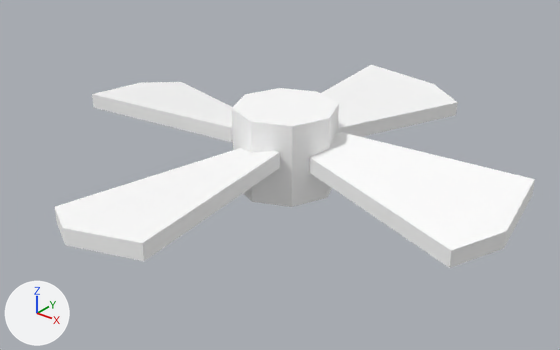
The OBJ model src/main/resources/assets/data_energistics/models/item/weapon_platform/drones/white/rotor_front_right.obj as it was, and as the next commit left it.
Camera for both pictures: a 50 mm camera at (1.422, -0.785, 0.775) aimed at (1.097, -0.379, 0.523). The lights are fixed; the arrows at lower left show +X, +Y and +Z. The first picture is the older version. Where no turn or scale is listed for an object, it has been applied to the vertices.

The older version as bpy lines, for what is in view:
```python
me_front_right_blade_3 = bpy.data.meshes.new('front_right_blade_3')
me_front_right_blade_3.from_pydata(...)  # 10 vertices, 9 faces; spans x 1.056..1.15, y -0.344..-0.185, z 0.529..0.555
me_front_right_blade_3.materials.append(mat_drone_atlas)  # its picture is missing
me_front_right_blade_5 = bpy.data.meshes.new('front_right_blade_5')
me_front_right_blade_5.from_pydata(...)  # 10 vertices, 9 faces; spans x 1.038..1.131, y -0.552..-0.394, z 0.529..0.555
me_front_right_blade_5.materials.append(mat_drone_atlas)  # its picture is missing
me_front_right_rotor_hub = bpy.data.meshes.new('front_right_rotor_hub')
me_front_right_rotor_hub.from_pydata(...)  # an 8-sided cylinder along z spanning x 1.0547..1.1328, y -0.4078..-0.3297, z 0.5113..0.5738
me_front_right_rotor_hub.materials.append(mat_drone_atlas)  # its picture is missing
ob_front_right_blade_3 = bpy.data.objects.new('front_right_blade_3', me_front_right_blade_3)
ob_front_right_blade_3.location = (0.0, 0.0, 0.0)
ob_front_right_blade_5 = bpy.data.objects.new('front_right_blade_5', me_front_right_blade_5)
ob_front_right_blade_5.location = (0.0, 0.0, 0.0)
ob_front_right_rotor_hub = bpy.data.objects.new('front_right_rotor_hub', me_front_right_rotor_hub)
ob_front_right_rotor_hub.location = (0.0, 0.0, 0.0)
# also in view: 'front_right_blade_4' at (1.198, -0.378, 0.542); 'front_right_blade_' at (0.989, -0.359, 0.542)
```
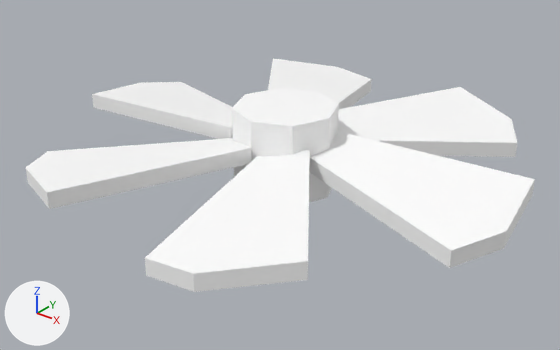
Edits to the bpy script that builds the scene:
```text
Change me_front_right_blade_3:
    used by ob_front_right_blade_3; location = (0.0, 0.0, 0.0)
    remove me_front_right_blade_3.from_pydata(...)  # 10 vertices, 9 faces; spans x 1.056..1.15, y -0.344..-0.185, z 0.529..0.555
    add me_front_right_blade_3.from_pydata(...)  # 10 vertices, 9 faces; spans x 1.092..1.225, y -0.353..-0.198, z 0.529..0.555
    me_front_right_blade_3 part 1: the whole mesh is turned -30 degrees about the z axis through its middle, then moved by (0.051, -0.019, 0.0)
Change me_front_right_blade_5:
    used by ob_front_right_blade_5; location = (0.0, 0.0, 0.0)
    remove me_front_right_blade_5.from_pydata(...)  # 10 vertices, 9 faces; spans x 1.038..1.131, y -0.552..-0.394, z 0.529..0.555
    add me_front_right_blade_5.from_pydata(...)  # 10 vertices, 9 faces; spans x 1.095..1.214, y -0.54..-0.388, z 0.529..0.555
    me_front_right_blade_5 part 2: the whole mesh is turned 30 degrees about the z axis through its middle, then moved by (0.053, 0.009, 0.0)
Add me_front_right_blade_6:
    me_front_right_blade_6.from_pydata([(1.039, -0.539, 0.554), (1.096, -0.409, 0.555), (1.07, -0.384, 0.548), (0.962, -0.484, 0.541), (0.982, -0.516, 0.546), (1.039, -0.539, 0.542), (0.962, -0.484, 0.529), (1.07, -0.384, 0.536), (1.096, -0.409, 0.543), (0.982, -0.516, 0.534)], [], [(0, 1, 2, 3), (0, 3, 4), (5, 6, 7, 8), (9, 6, 5), (6, 3, 2, 7), (9, 4, 3, 6), (5, 0, 4, 9), (8, 1, 0, 5), (7, 2, 1, 8)])
    me_front_right_blade_6.materials.append(mat_drone_atlas)  # its picture is missing
Add me_front_right_blade_2:
    me_front_right_blade_2.from_pydata([(0.974, -0.236, 0.554), (1.058, -0.35, 0.555), (1.092, -0.341, 0.548), (1.06, -0.197, 0.541), (1.022, -0.198, 0.546), (0.974, -0.236, 0.542), (1.06, -0.197, 0.529), (1.092, -0.341, 0.536), (1.058, -0.35, 0.543), (1.022, -0.198, 0.534)], [], [(0, 1, 2, 3), (0, 3, 4), (5, 6, 7, 8), (9, 6, 5), (6, 3, 2, 7), (9, 4, 3, 6), (5, 0, 4, 9), (8, 1, 0, 5), (7, 2, 1, 8)])
    me_front_right_blade_2.materials.append(mat_drone_atlas)  # its picture is missing
Add ob_front_right_blade_6:
    ob_front_right_blade_6 = bpy.data.objects.new('front_right_blade_6', me_front_right_blade_6)
    ob_front_right_blade_6.location = (0.0, 0.0, 0.0)
Add ob_front_right_blade_2:
    ob_front_right_blade_2 = bpy.data.objects.new('front_right_blade_2', me_front_right_blade_2)
    ob_front_right_blade_2.location = (0.0, 0.0, 0.0)
```

What differs and where, as boxes (x1, y1, x2, y2) in the pictures (560 x 350 px):
'front_right_blade_5', moved, turned: before (55, 148, 280, 261); after (145, 150, 310, 292)
'front_right_blade_3', moved, turned: before (321, 65, 458, 137); after (338, 87, 517, 157)
'front_right_blade_6', added: after (26, 138, 252, 209)
'front_right_blade_2', added: after (268, 59, 372, 109)
